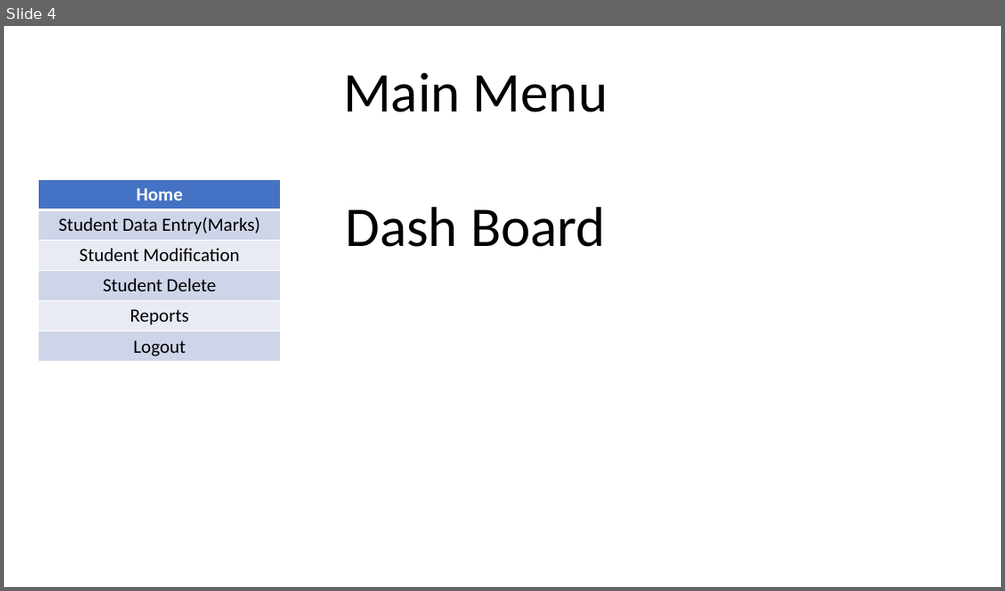
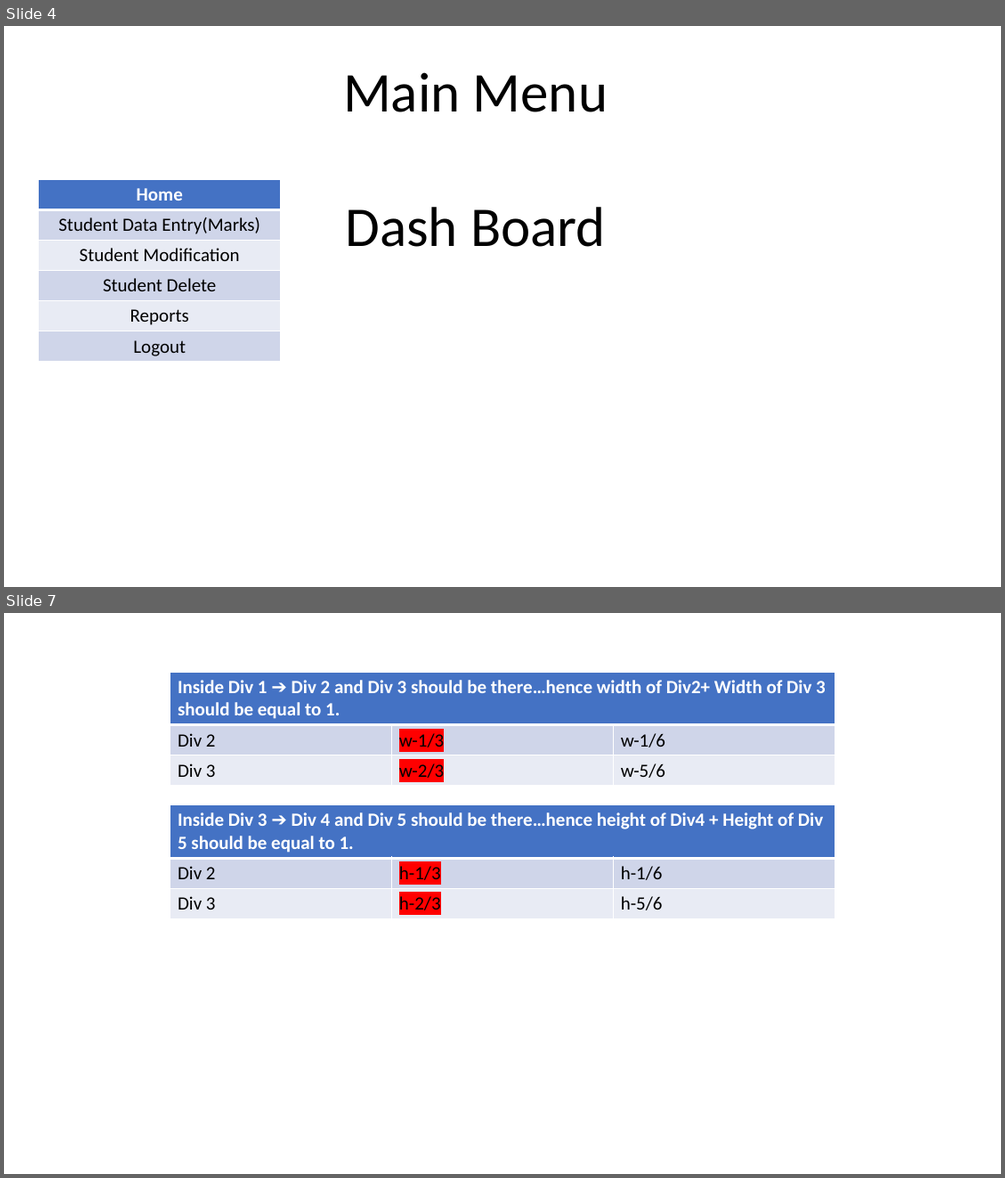
Before and after one commit to phanikumar1666/student_react_project, a slide deck: project.pptx. Shown one above the other, each under a label of ours: slide 4 before the commit, slides 4 and 7 after it; the slides between them are not shown. The pictures are 1005x591 and 1005x1178 pixels, drawn with LibreOffice and Linux fonts; fonts in the diff are those of the drawing. Boxes give left, top, right and bottom in pixels: in the first picture for what was removed or moved away, otherwise in the second. Text is boxed around its words. In the diff, an @@ line names an element or a change of style, - is before the commit and + after.

```diff
--- a/project.pptx
+++ b/project.pptx
@@ slide 7 added at (x1=4, y1=613, x2=1001, y2=1174), background #FFFFFF @@
@@ table added at (x1=170, y1=672, x2=834, y2=785), 3 rows, 3 columns @@
+Inside Div 1 ➔ Div 2 and Div 3 should be there…hence width of Div2+ Width of Div 3 should be equal to 1. |  | 
+Div 2 | w-1/3 | w-1/6
+Div 3 | w-2/3 | w-5/6
@@ table added at (x1=170, y1=804, x2=834, y2=917), 3 rows, 3 columns @@
+Inside Div 3 ➔ Div 4 and Div 5 should be there…hence height of Div4 + Height of Div 5 should be equal to 1. |  | 
+Div 2 | h-1/3 | h-1/6
+Div 3 | h-2/3 | h-5/6
```
Also in this commit, not shown: 1 slide changed, 10 other slides added, 12 other files.
